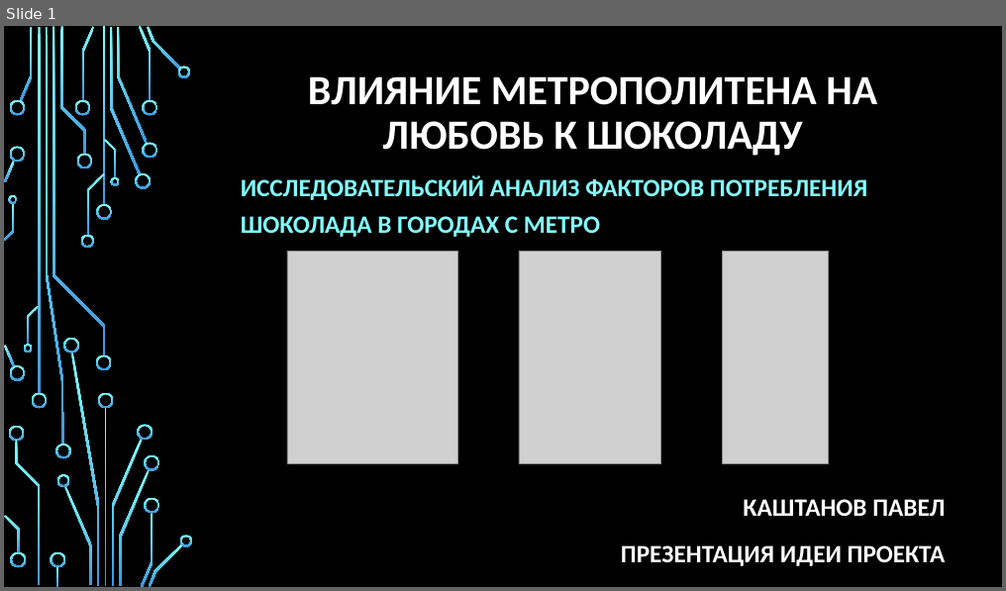
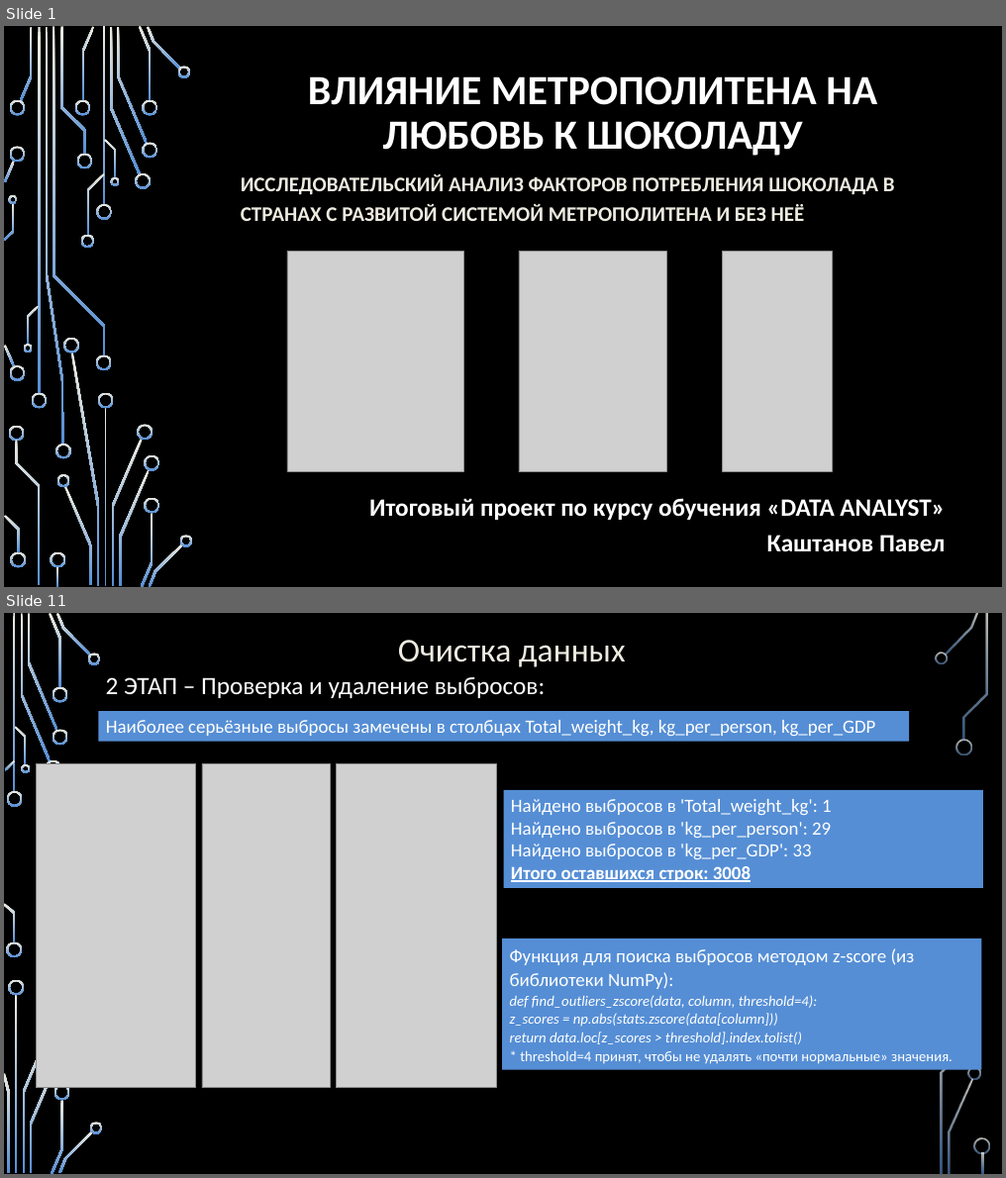
Before and after one commit to Paskored/Data-Analyst-Project_Kashtanov, a slide deck: Итоговая Презентация/Презентация 1.pptx. Shown one above the other, each under a label of ours: slide 1 before the commit, slides 1 and 11 after it; the slides between them are not shown. The pictures are 1006x591 and 1006x1178 pixels, drawn with LibreOffice and Linux fonts; fonts in the diff are those of the drawing; grey boxes stand for pictures; background and template pictures are left out. Boxes give left, top, right and bottom in pixels: in the first picture for what was removed or moved away, otherwise in the second. Text is boxed around its words. In the diff, an @@ line names an element or a change of style, - is before the commit and + after.

```diff
--- a/Итоговая Презентация/Презентация 1.pptx
+++ b/Итоговая Презентация/Презентация 1.pptx
@@ slide 11 added at [4, 613, 1002, 1174], background picture (left out) @@
@@ text added at [398, 640, 626, 667], 32 pt, text #EEECE1 @@
+Очистка данных
@@ text added at [106, 677, 546, 698], 24 pt, text #FFFFFF @@
+2 ЭТАП – Проверка и удаление выбросов:
@@ rectangle added at [98, 711, 909, 741], fill #558ED5, 18 pt, text #FFFFFF @@
+  Наиболее серьёзные выбросы замечены в столбцах Total_weight_kg, kg_per_person, kg_per_GDP
@@ picture added at [37, 764, 196, 1088] @@
@@ picture added at [202, 764, 330, 1088] @@
@@ picture added at [336, 764, 496, 1088] @@
@@ rectangle added at [503, 789, 983, 888], fill #558ED5, 18 pt, text #FFFFFF @@
+Найдено выбросов в 'Total_weight_kg': 1
+Найдено выбросов в 'kg_per_person': 29
+Найдено выбросов в 'kg_per_GDP': 33
+Итого оставшихся строк: 3008
@@ rectangle added at [503, 939, 982, 1070], fill #558ED5, 14 pt, text #FFFFFF, italic @@
+Функция для поиска выбросов методом z-score (из библиотеки NumPy):
+def find_outliers_zscore(data, column, threshold=4):
+z_scores = np.abs(stats.zscore(data[column]))
+return data.loc[z_scores > threshold].index.tolist()
+* threshold=4 принят, чтобы не удалять «почти нормальные» значения.
@@ group added at [4, 613, 990, 1174]: 30 freeform shapes, 3 rectangles @@
@@ slide 1 changed as well @@
@@ fill gradient #82FFFF to #3D97DE to gradient #EEECE1 to #558ED5 in 54 elements at [96, 204, 112, 220], [96, 356, 112, 372], [38, 27, 40, 393], [31, 393, 47, 408], [20, 27, 33, 101], [110, 28, 141, 174], [135, 174, 151, 189], [117, 27, 148, 144], [139, 26, 152, 101], [142, 142, 157, 158], [142, 100, 157, 116], [147, 27, 181, 70], [177, 66, 191, 77], [82, 27, 94, 101], [75, 100, 91, 116], [76, 154, 92, 169], [64, 486, 92, 586], [57, 474, 70, 487], [9, 100, 25, 116], [4, 345, 15, 367], [9, 366, 25, 381], [4, 161, 15, 183], [9, 147, 25, 163], [60, 27, 86, 154], [9, 426, 24, 442], [15, 440, 40, 585], [50, 553, 65, 568], [56, 568, 58, 587], [10, 553, 26, 568], [4, 516, 20, 554], [87, 174, 104, 236], [81, 235, 94, 249], [53, 27, 105, 356], [104, 139, 116, 178], [110, 177, 119, 186], [27, 306, 40, 345], [24, 344, 33, 353], [5, 203, 14, 240], [9, 195, 18, 204], [104, 408, 107, 586], [112, 439, 143, 586], [98, 393, 114, 408], [71, 353, 100, 586], [63, 338, 79, 353], [138, 424, 152, 440], [119, 470, 150, 586], [141, 513, 152, 587], [144, 456, 159, 472], [144, 497, 159, 513], [149, 544, 183, 587], [180, 535, 193, 547], [46, 27, 64, 445], [55, 444, 70, 459], [103, 27, 105, 205] @@
@@ subtitle at [241, 174, 895, 221]: text changed; size 24 to 20 pt; text colour #82FFFF to #EEECE1 @@
-ИССЛЕДОВАТЕЛЬСКИЙ АНАЛИЗ ФАКТОРОВ ПОТРЕБЛЕНИЯ ШОКОЛАДА В ГОРОДАХ С МЕТРО
+ИССЛЕДОВАТЕЛЬСКИЙ АНАЛИЗ ФАКТОРОВ ПОТРЕБЛЕНИЯ ШОКОЛАДА В СТРАНАХ С РАЗВИТОЙ СИСТЕМОЙ МЕТРОПОЛИТЕНА И БЕЗ НЕЁ
@@ picture: place and size @@
-picture at [287, 252, 457, 465]
+picture at [287, 252, 463, 472]
@@ picture: place and size @@
-picture at [519, 252, 661, 465]
+picture at [519, 252, 666, 472]
@@ picture: place and size @@
-picture at [722, 252, 829, 465]
+picture at [722, 252, 832, 472]
@@ text at [369, 498, 944, 553]: text changed @@
-КАШТАНОВ ПАВЕЛ
-ПРЕЗЕНТАЦИЯ ИДЕИ ПРОЕКТА
+Итоговый проект по курсу обучения «DATA ANALYST»
+Каштанов Павел
```
Also in this commit, not shown: 2 other slides changed, 19 other slides added, 2 slides removed, 2 other files.
